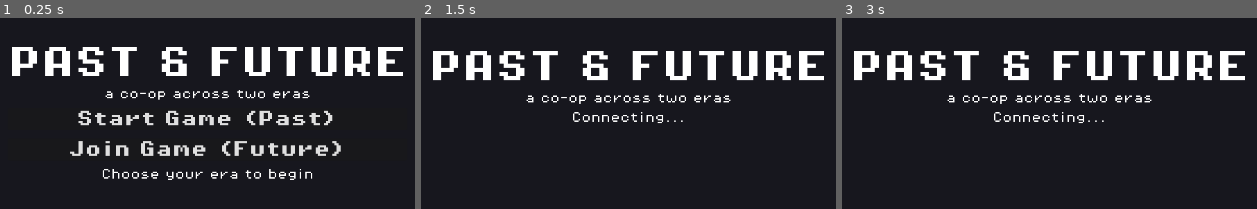
Above: before the commit, frames 1-3 (left to right).
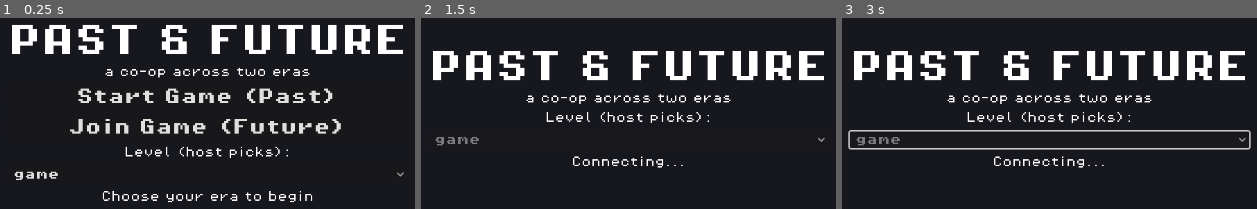
Above: after the commit, the same moments.

Repository: goodbless/first-game-in-godot
Game: Godot game, scene res://scenes/lobby.tscn
Same seed, same stepped clock (60 frames per second), same inputs: the game is played once before the commit and once after it.
Inputs (mouse positions are in pixels of both pictures, inside the frame that each line leads up to):
- Up to frame 1 (0.25 s): no input
- Up to frame 2 (1.5 s): click "Join Game (Future)" at 0.5 s; tap Enter at 1.25 s; move the mouse to (802, 90) at 1.27 s; hold Right (move_right) from 1.28 s (still down); tap E (interact) at 1.35 s; click (802, 90) at 1.42 s
- Up to frame 3 (3 s): tap Space (jump) at 1.52, 1.82, 2 s; release Right (move_right) at 2 s; drag from (887, 136) to (1008, 203) at 2.02 s; tap Enter at 2.75 s; move the mouse to (outside the picture) at 2.77 s; hold Right (move_right) from 2.78 s (still down); tap E (interact) at 2.85 s

The runs differ from the first frame. In frame 1, 21% of the frame differs, in the area x 2-98%, y 3-97%; in frame 2, 1.5%; in frame 3, 3.6%.

Commit message:
Lobby level picker: auto-discovers scenes/Levels/*.tscn, host selects (synced to client), levels play in order and loop

Diff:
--- a/First Game/scenes/lobby.tscn
+++ b/First Game/scenes/lobby.tscn
@@ -69,6 +69,19 @@
 theme_override_font_sizes/font_size = 24
 text = "Join Game (Future)"
 
+[node name="LevelLabel" type="Label" parent="UILayer/LobbyHUD/VBox"]
+layout_mode = 2
+theme_override_fonts/font = ExtResource("3_font")
+theme_override_font_sizes/font_size = 16
+text = "Level (host picks):"
+horizontal_alignment = 1
+
+[node name="LevelSelect" type="OptionButton" parent="UILayer/LobbyHUD/VBox"]
+unique_name_in_owner = true
+layout_mode = 2
+theme_override_fonts/font = ExtResource("2_fontb")
+theme_override_font_sizes/font_size = 16
+
 [node name="StatusLabel" type="Label" parent="UILayer/LobbyHUD/VBox"]
 unique_name_in_owner = true
 layout_mode = 2
--- a/First Game/scripts/lobby_manager.gd
+++ b/First Game/scripts/lobby_manager.gd
@@ -1,6 +1,8 @@
 extends Node
 
-## Start screen / lobby: players connect here, then both enter level 1 together.
+## Start screen / lobby: players connect here, the host picks a level,
+## then both enter it together. Levels are auto-discovered from
+## scenes/Levels/ — drop a .tscn there and it appears in the picker.
 
 const START_DELAY := 1.2  # seconds between "both connected" and the level switch
 
@@ -9,11 +11,13 @@
 @onready var host_button = %HostGame
 @onready var join_button = %JoinGame
 @onready var status_label = %StatusLabel
+@onready var level_select = %LevelSelect
 
 
 func _ready() -> void:
 	host_button.pressed.connect(_on_host_pressed)
 	join_button.pressed.connect(_on_join_pressed)
+	level_select.item_selected.connect(_on_level_selected)
 
 	multiplayer.connected_to_server.connect(
 		func(): _set_status("Connected — waiting for the past player..."))
@@ -24,6 +28,28 @@
 	if OS.has_feature("dedicated_server"):
 		MultiplayerManager.become_host()
 
+	MultiplayerManager.refresh_levels()
+	_populate_levels()
+
+
+func _populate_levels() -> void:
+	level_select.clear()
+	for path in MultiplayerManager.levels:
+		level_select.add_item(path.get_file().get_basename())
+	if MultiplayerManager.levels.size() > 0:
+		level_select.select(MultiplayerManager.selected_level())
+
+
+## Host authority: once connected, only the server's pick counts — the
+## client's dropdown is locked and mirror-synced via rpc.
+func _on_level_selected(index: int) -> void:
+	if multiplayer.multiplayer_peer != null and not multiplayer.is_server():
+		level_select.select(MultiplayerManager.selected_level())
+		return
+	MultiplayerManager.select_level(index)
+	if multiplayer.multiplayer_peer != null:
+		_sync_level_select.rpc(index)
+
 
 func _on_host_pressed() -> void:
 	_hide_buttons()
@@ -33,6 +59,7 @@
 
 func _on_join_pressed() -> void:
 	_hide_buttons()
+	level_select.disabled = true
 	_set_status("Connecting...")
 	MultiplayerManager.join_as_player_2()
 
@@ -41,7 +68,8 @@
 	if not multiplayer.is_server() or _starting:
 		return
 	_starting = true
-	_set_status.rpc("Both eras connected — starting level 1...")
+	var level_name := MultiplayerManager.levels[MultiplayerManager.selected_level()].get_file().get_basename()
+	_set_status.rpc("Both eras connected — starting %s..." % level_name)
 	await get_tree().create_timer(START_DELAY).timeout
 	MultiplayerManager.start_game()
 
@@ -54,3 +82,8 @@
 @rpc("authority", "call_local", "reliable")
 func _set_status(text: String) -> void:
 	status_label.text = text
+
+
+@rpc("authority", "call_local", "reliable")
+func _sync_level_select(index: int) -> void:
+	level_select.select(index)
--- a/First Game/scripts/multiplayer/multiplayer_manager.gd
+++ b/First Game/scripts/multiplayer/multiplayer_manager.gd
@@ -41,7 +41,12 @@
 
 const SERVER_PORT = 8080
 const SERVER_IP = "127.0.0.1"
-const LEVELS := ["res://scenes/Levels/test_room.tscn"]
+const LEVELS_DIR := "res://scenes/Levels"
+
+## Discovered level scenes, sorted by filename. Refreshed on lobby load —
+## drop a .tscn into scenes/Levels/ and it shows up in the lobby picker.
+var levels: Array[String] = []
+var _selected_level := 0
 
 var multiplayer_scene = preload("res://scenes/multiplayer_player.tscn")
 
@@ -164,11 +169,36 @@
 
 ## --- Level flow (server-authoritative) ---
 
+func refresh_levels() -> void:
+	levels.clear()
+	var dir := DirAccess.open(LEVELS_DIR)
+	if dir == null:
+		push_warning("No levels directory found: %s" % LEVELS_DIR)
+		return
+	dir.list_dir_begin()
+	var file := dir.get_next()
+	while file != "":
+		if file.ends_with(".tscn"):
+			levels.append(LEVELS_DIR + "/" + file)
+		file = dir.get_next()
+	dir.list_dir_end()
+	levels.sort()
+	_selected_level = clampi(_selected_level, 0, maxi(levels.size() - 1, 0))
+
+
+func selected_level() -> int:
+	return _selected_level
+
+
+func select_level(index: int) -> void:
+	_selected_level = clampi(index, 0, maxi(levels.size() - 1, 0))
+
+
 ## Lobby entry point: the server calls this once both players are connected.
 func start_game() -> void:
-	if not multiplayer.is_server():
-		return
-	_goto_level.rpc(0)
+	if not multiplayer.is_server() or levels.is_empty():
+		return
+	_goto_level.rpc(_selected_level)
 
 
 func notify_level_failed():
@@ -178,9 +208,7 @@
 
 func notify_level_complete():
 	if multiplayer.is_server():
-		var next := _current_level + 1
-		if next >= LEVELS.size():
-			next = 0
+		var next := (_current_level + 1) % maxi(levels.size(), 1)
 		_goto_level.rpc(next)
 
 
@@ -197,4 +225,4 @@
 @rpc("call_local", "reliable")
 func _goto_level(level_index: int) -> void:
 	_current_level = level_index
-	get_tree().change_scene_to_file.call_deferred(LEVELS[level_index])
+	get_tree().change_scene_to_file.call_deferred(levels[level_index])
